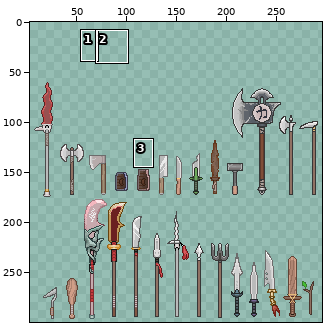
File history of a sprite sheet, 2DResource/무기/무기류.png. Above: a wide view before the commit, with the close-up outlined.
Close-up. Before:
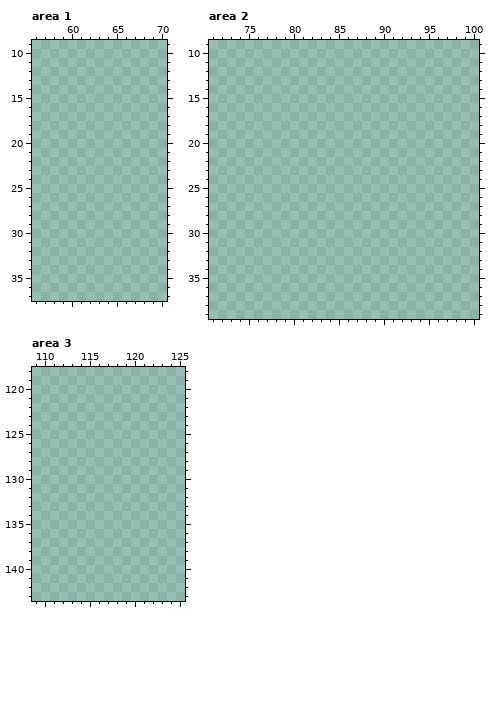
The file is 600x600 pixels, drawn in blocks of 2x2; one block is one cell here. Pixels under 10% opacity are left out. Colours within 5 levels of each other are drawn and written as one. Shown: area 1: x 56..70, y 9..37; area 2: x 71..100, y 9..39; area 3: x 109..125, y 118..143. The wide view leaves out empty margins. The commit also changed other parts of the picture, which this record leaves out.
After the commit:
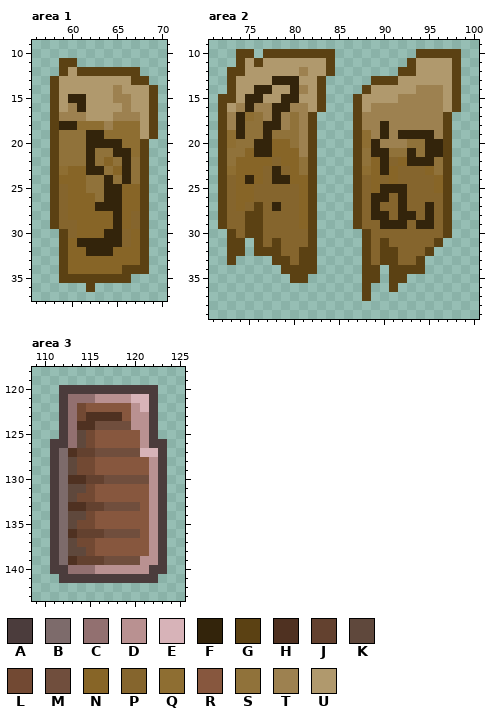
Palette (. is transparent): A #4b3c3c  B #7d6b6b  C #927070  D #b99191  E #d7b3b8  F #33240b  G #5b4113  H #4f3121  J #63412f  K #5f483c  L #724933  M #704e3d  N #876527  P #85652d  Q #8e6e32  R #87573e  S #90723a  T #9d8150  U #b0996d
The edit:
Changed rows in their new state; - is an unchanged pixel.
Area 1:
first column x 58:
11 -GG---------
12 -GUGGGGGGG--
13 GUUUUUUUUGG-
14 GUUUUUUTUUUG
15 GUFFUUUTTUUG
16 GUTFUUUUTUUG
17 GTTTUUUTTTUG
18 GFFQQQTQQQUG
19 GSSSFFQQQQUG
20 GSSSFFFFQQG-
21 GSSSFSSFFQG-
22 GSSSFSNSFSG-
23 GQNNFFSNFSG-
24 GNNNSSFSFSG-
25 GPNNSSFFNNG-
26 GPNNNSFFNNG-
27 GPNNNFFFNNG-
28 GPNNNNNFNPG-
29 GPPNNNNFNPG-
30 -GPNNNFFPNG-
31 -GNFFFFFPNG-
32 -GNNFFFNNNG-
33 -GNNNNNNNNG-
34 -GNNNNNNGGG-
35 -GGGGGGGG---
36 ----G-------
Area 2:
first column x 72:
10 --GG-GGGGGGGG---------GGGGG
11 --GUGUUUUUUUG--------GUUUUG
12 -GGUUUUUUTUUG-------GGUUUUG
13 -GUUUUFFFUUG-----GGGUUUUUUG
14 -GUUFFUUFTUG----GUUUUUTTTUG
15 GGUFFUUFFUUG---GUUUUTTTTTUG
16 GUTFTTFFTTUG---GUTTTTTTTTUG
17 GTFQSTFTSTG----GTTTTTTTTTG-
18 GTFSSFFTSTG----GTTFTTTTTTG-
19 GQFSSFSSSTG----GQTFTFFFFTG-
20 GQSSFFNNSTG----GQFTTTSSFFG-
21 GSSNFFNNNTG----GSFFSSFSFFG-
22 GSNNNNPNNSG----GSNFPNFFFSG-
23 GQNNNPFPNSG----GQNFNPPPNSG-
24 GPNFNPFFNNG----GPNPNPPPPNG-
25 GPNNPPPPPNG----GPNFFFPPPNG-
26 GPNNPPPPPNG----GPFFPFPPPPG-
27 GPNPGPFPPNG----GPFPPFPPFPG-
28 GPPGGPPPPNG----GPFFPFFPFPG-
29 GPPGGPPPPNG----GPPFFFPFFPG-
30 -GPGGPPPPPG-----GPPPPPPPPG-
31 -GG-GPGPPPG-----GPGPPPPPG--
32 -GG-GGGPPGG-----GPGGPPPG---
33 -G----GGPGG-----GPGGPPG----
34 -------GGGG-----GG-GGGG----
35 --------GG------GG-GG------
36 ----------------G--G-------
37 ----------------G----------
Area 3:
first column x 111:
120 -AAAAAAAAAAA-
121 -ACCCDDDDEEA-
122 -ACLRRRRRDEA-
123 -ACLHHHHRDDA-
124 -ACHHMMMMDDA-
125 -ACKLRRRRRDA-
126 AACKLRRRRRDAA
127 ABHJJMMMMMEEA
128 ABKLLRRRRRRDA
129 ABKLLRRRRRRDA
130 ABHHJJMMMMMDA
131 ABKKLRRRRRRDA
132 ABKLLRRRRRRDA
133 ABHHJJMMMMRDA
134 ABKKLRRRRRRDA
135 ABKLLRRRRRRDA
136 ABHJJJMMMMRDA
137 ABKLLRRRRRRDA
138 ABKKLRRRRRRDA
139 ABHJJJMMMMDDA
140 AACCCDDDDDDAA
141 -AAAAAAAAAAA-
